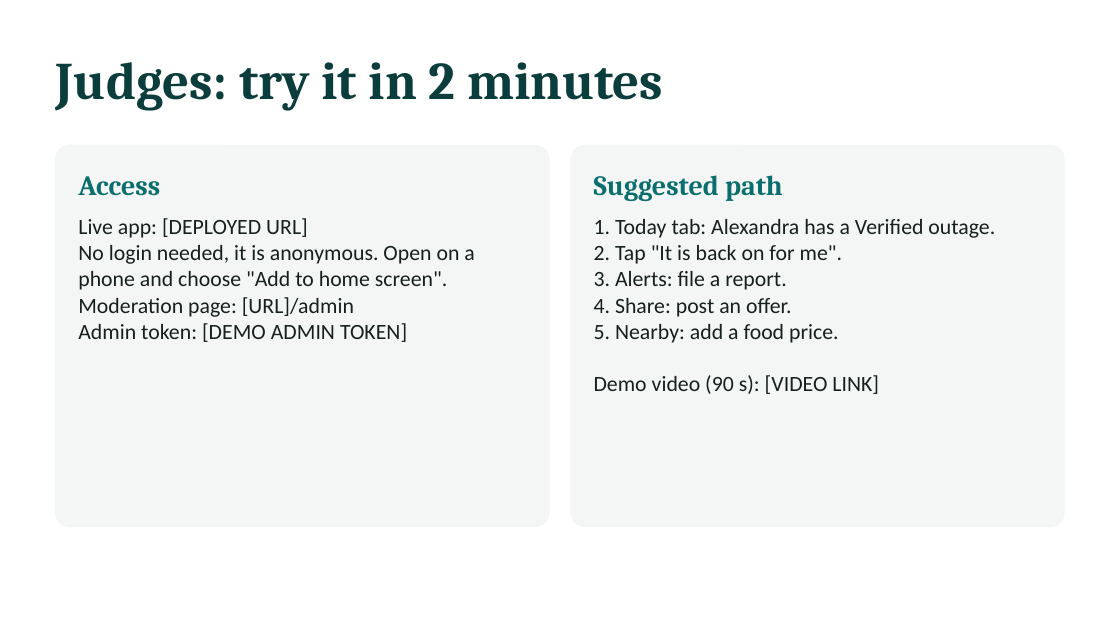
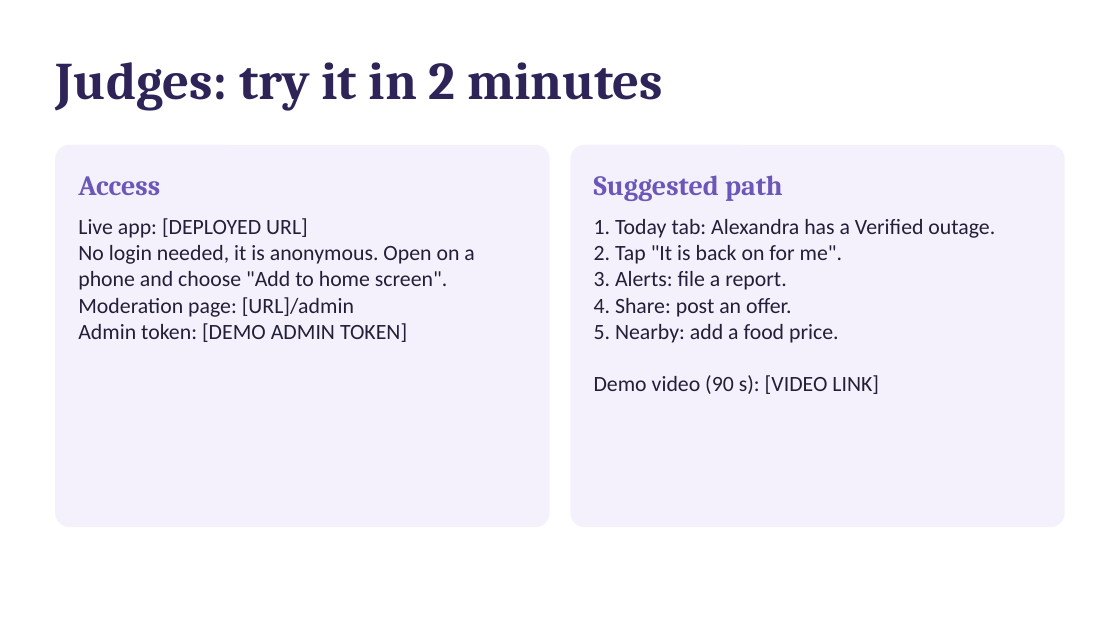
Before and after one commit to Unsolvedstar/Kasi-Grid, a slide deck: slide 10 of submission/Kasi-Grid-deck.pptx. Drawn at 1120x630 pixels with LibreOffice and Linux fonts; fonts in the diff are those of the drawing. Boxes give left, top, right and bottom in pixels: in the first picture for what was removed or moved away, otherwise in the second. Text is boxed around its words. In the diff, an @@ line names an element or a change of style, - is before the commit and + after.

```diff
--- a/submission/Kasi-Grid-deck.pptx
+++ b/submission/Kasi-Grid-deck.pptx
@@ text "Judges: try it in 2 ..." at bbox=[56, 62, 663, 111]: text colour #0B3D3D to #2E2457 @@
@@ rounded rectangle at bbox=[56, 146, 549, 526]: fill #F4F6F5 to #F4F1FC; outline #F4F6F5 1 pt to #F4F1FC 1 pt @@
@@ rounded rectangle at bbox=[571, 146, 1064, 526]: fill #F4F6F5 to #F4F1FC; outline #F4F6F5 1 pt to #F4F1FC 1 pt @@
@@ text "Access" at bbox=[78, 176, 160, 195]: text colour #0B6E6E to #6A57B8 @@
@@ text "Suggested path" at bbox=[594, 175, 783, 201]: text colour #0B6E6E to #6A57B8 @@
@@ text "Live app: [DEPLOYED URL]" at bbox=[78, 218, 474, 342]: text colour #16211F to #241F38 @@
@@ text "1. Today tab: Alexandra has ..." at bbox=[594, 219, 995, 394]: text colour #16211F to #241F38 @@
```
Also in this commit, not shown: 9 other slides changed, 13 other files.
